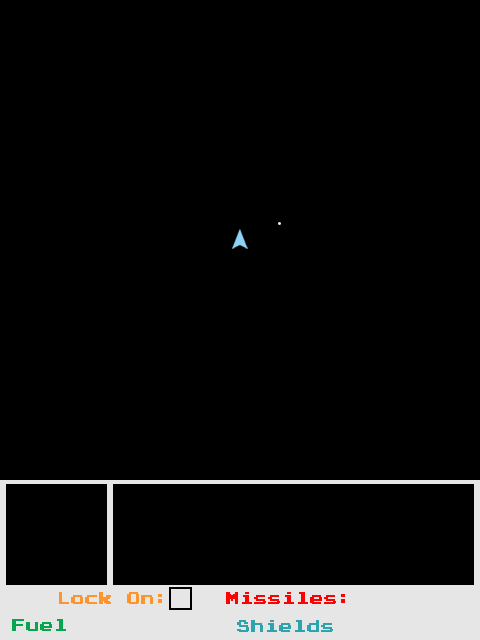
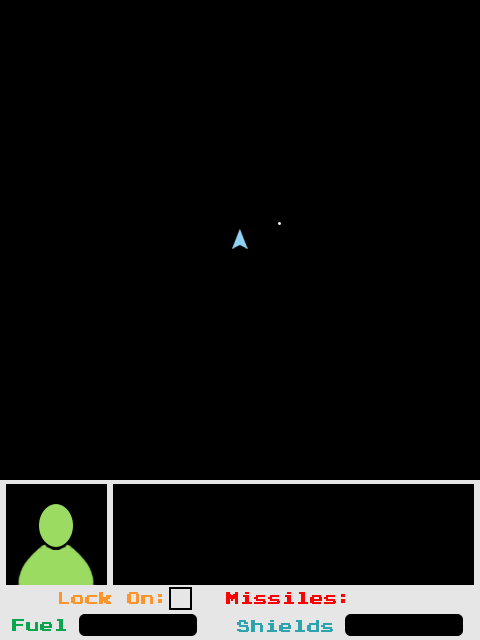
Layer changes from the first 480 x 640 image to the second:
added layer "genericProfile" above "genericProfileReference" over <box>17,504,95,587</box>
showed "shieldsMeter" over <box>345,614,463,636</box>
showed "fuelMeter" over <box>79,614,197,636</box>
